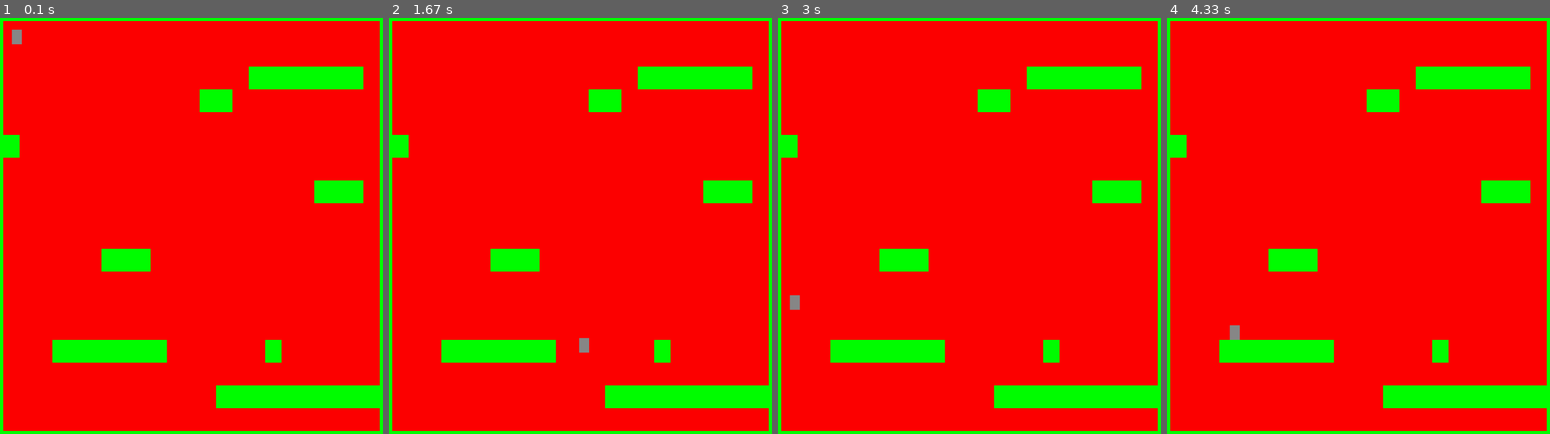
Above: before the commit, frames 1-4 (left to right).
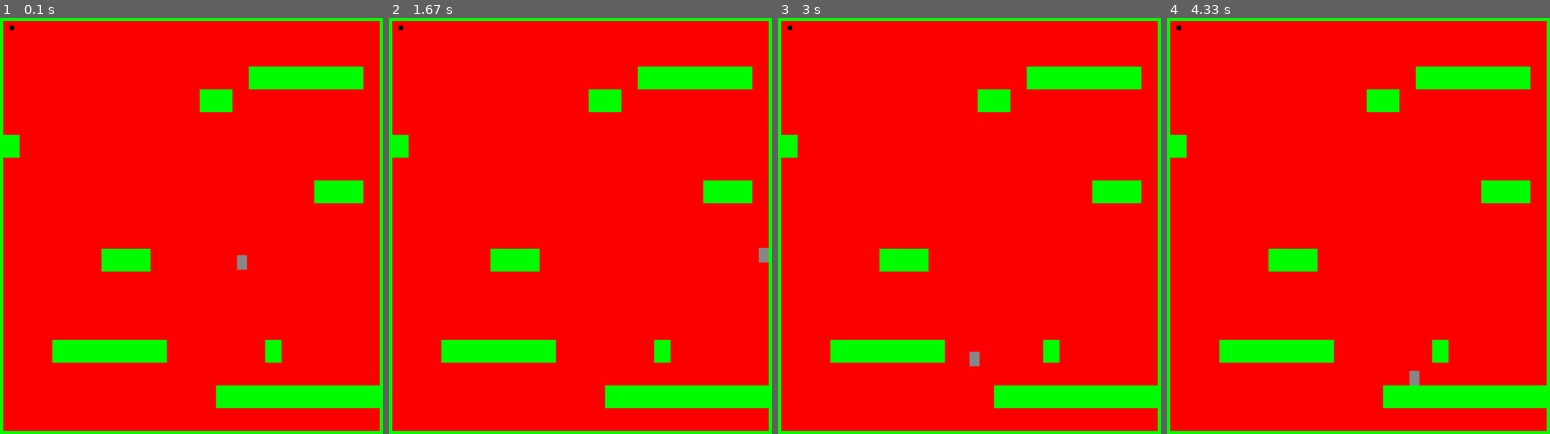
Above: after the commit, the same moments.

Repository: Ryastan/YLyceum_Game
Game: pygame game, started from Game on PyGame/main.py
Two runs of this game, one before a commit and one after it. Both use one fixed random seed, a clock stepped at 60 frames per second and the inputs below.
Inputs:
- Up to frame 1 (0.1 s): no input
- Up to frame 2 (1.67 s): hold Right 0.33-0.8 s; hold Up 0.83-1.13 s; hold Right 1.17-1.63 s
- Up to frame 3 (3 s): hold Left 1.67-2.2 s; hold Left 2.23-2.63 s; hold Up from 2.67 s (still down)
- Up to frame 4 (4.33 s): release Up at 3.03 s; hold Right 3.07-3.7 s; hold Left 3.73-4.2 s; hold Right from 4.23 s (still down)

The runs differ from the first frame. In frame 1, 0.2% of the frame differs, in the area x 2-65%, y 1-61%; in frame 2, 0.2%; in frame 3, 0.2%, in the area x 2-53%, y 1-84%; in frame 4, 0.2%.

Commit message:
Я добавил новый вид блоков double_jump:пока функционала не имеет

Diff:
--- /dev/null
+++ b/Game on PyGame/booster.py
@@ -0,0 +1,9 @@
+from pygame import *
+
+
+class double_jump(sprite.Sprite):
+    def __init__(self, color):
+        sprite.Sprite.__init__(self)
+        self.image = Surface((10, 10))
+        self.image.fill(color)
+        self.rect = Rect(50, 60, 10, 10)
--- a/Game on PyGame/main.py
+++ b/Game on PyGame/main.py
@@ -4,6 +4,7 @@
 from portal import Portal
 from levels import Levels
 from blocks import Platforms
+from booster import double_jump
 
 run_game = True #
 W, H = 900, 1000 #Ширина и высота окна
@@ -20,14 +21,14 @@
 left = False
 right = False
 up = False
-hero = Hero(55, 55)#Класс героя
+hero = Hero(550, 550)#Класс героя
 entities = pygame.sprite.Group() # Все объекты
 platforms = [] #Все Платформы
 entities.add(hero)
 
 level1 = ["-------------------------",
           "-                       -",
-          "-                       -",
+          "-     1                 -",
           "-               ------- -",
           "-            --         -",
           "-                       -",
@@ -59,6 +60,10 @@
             platform = Platforms(x, y, W // 25, H // 20, GREEN)
             entities.add(platform)
             platforms.append(platform)
+        if col == "1":
+            dd = double_jump(BLACK)
+            entities.add(dd)
+            platforms.append(dd)
         x += W // 25
     y += H // 20
     x = 0
